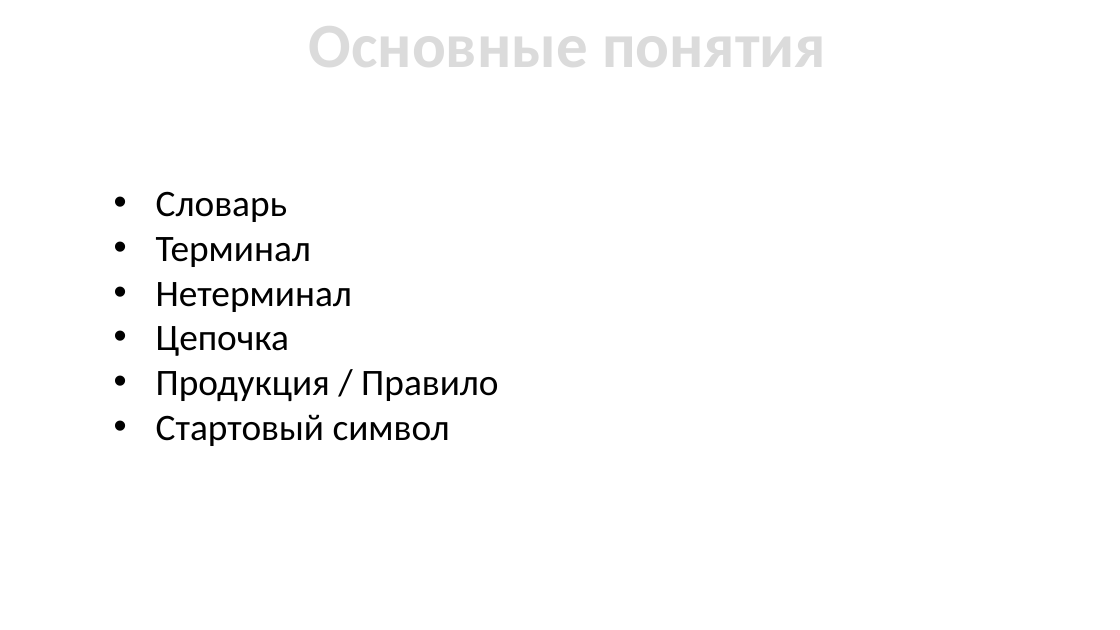
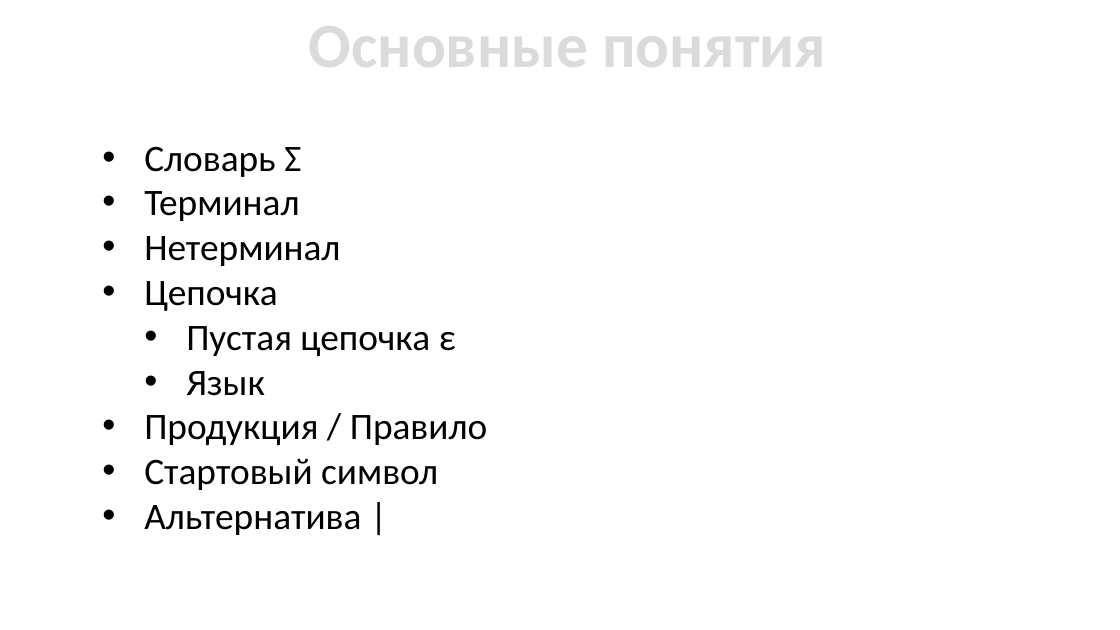
Before and after one commit to ukoloff/cfgram, a slide deck: slide 33 of slides/01 Intro.pptx (slide 25 before the commit). Drawn at 1120x630 pixels with LibreOffice and Linux fonts; fonts in the diff are those of the drawing. Boxes give left, top, right and bottom in pixels: in the first picture for what was removed or moved away, otherwise in the second. Text is boxed around its words. In the diff, an @@ line names an element or a change of style, - is before the commit and + after.

```diff
--- a/slides/01 Intro.pptx
+++ b/slides/01 Intro.pptx
@@ text "Словарь Σ": place and size @@
-text "Словарь Σ" at <box>156,191,498,446</box>
+text "Словарь Σ" at <box>144,146,487,535</box>
@@ text at <box>144,146,301,177</box>: text changed @@
-• Словарь
+• Словарь Σ
@@ text at <box>186,326,456,396</box>: paragraphs added @@
+  • Пустая цепочка ε
+  • Язык
@@ text at <box>144,505,361,535</box>: paragraph added @@
+• Альтернатива |
```
Also in this commit, not shown: 13 other slides changed, 13 slides added, 5 slides removed.
